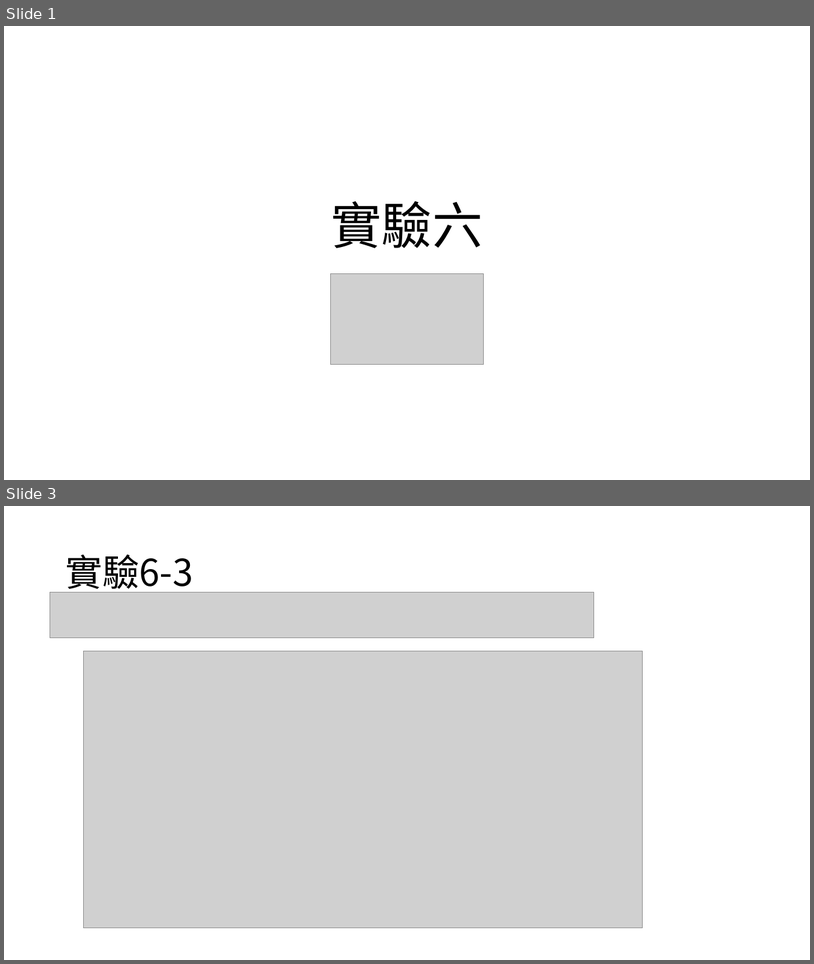
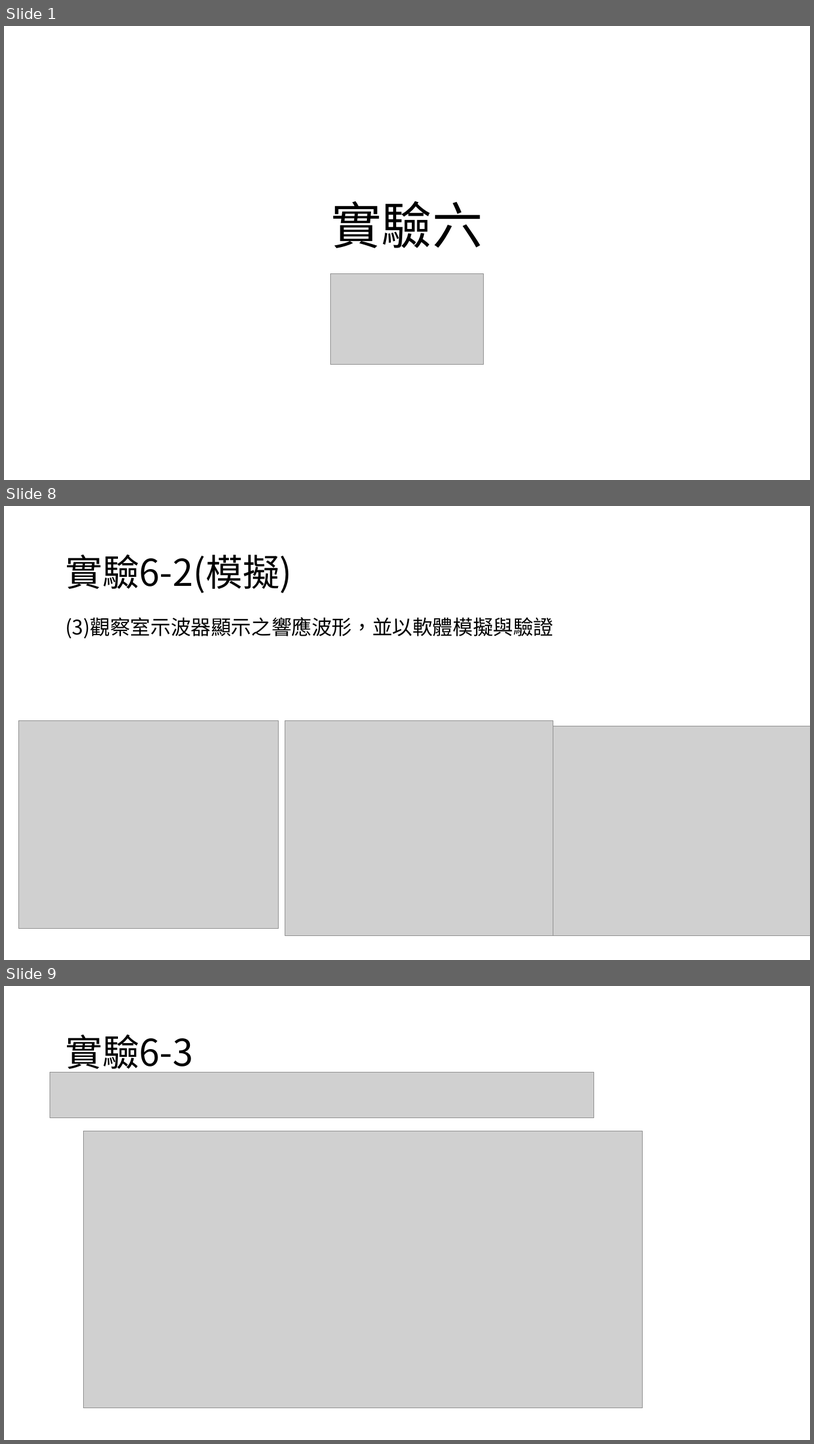
Before and after one commit to yeyi58095/control_lab, a slide deck: 實驗六/presentation/實驗六_第二組_葉彥辰_郭亮佑_蘇昱嘉.pptx. Shown one above the other, each under a label of ours: slides 1 and 3 before the commit, slides 1, 8 and 9 after it; the slides between them are not shown. The pictures are 814x964 and 814x1444 pixels, drawn with LibreOffice and Linux fonts; fonts in the diff are those of the drawing; grey boxes stand for pictures. Boxes give left, top, right and bottom in pixels: in the first picture for what was removed or moved away, otherwise in the second. Text is boxed around its words. In the diff, an @@ line names an element or a change of style, - is before the commit and + after.

```diff
--- a/實驗六/presentation/實驗六_第二組_葉彥辰_郭亮佑_蘇昱嘉.pptx
+++ b/實驗六/presentation/實驗六_第二組_葉彥辰_郭亮佑_蘇昱嘉.pptx
@@ slide 8 added at (4, 506, 810, 960), background #FFFFFF @@
@@ title added at (65, 554, 292, 593), 44 pt, text #000000 @@
+實驗6-2(模擬)
@@ text added at (65, 617, 554, 639), 24 pt, text #000000 @@
+(3)觀察室示波器顯示之響應波形，並以軟體模擬與驗證
@@ picture added at (18, 720, 279, 928) @@
@@ picture added at (285, 720, 554, 935) @@
@@ picture added at (554, 726, 810, 936) @@
@@ what was slide 3 is now slide 9 @@
```
Also in this commit, not shown: 2 slides changed, 5 other slides added, 6 other files.
